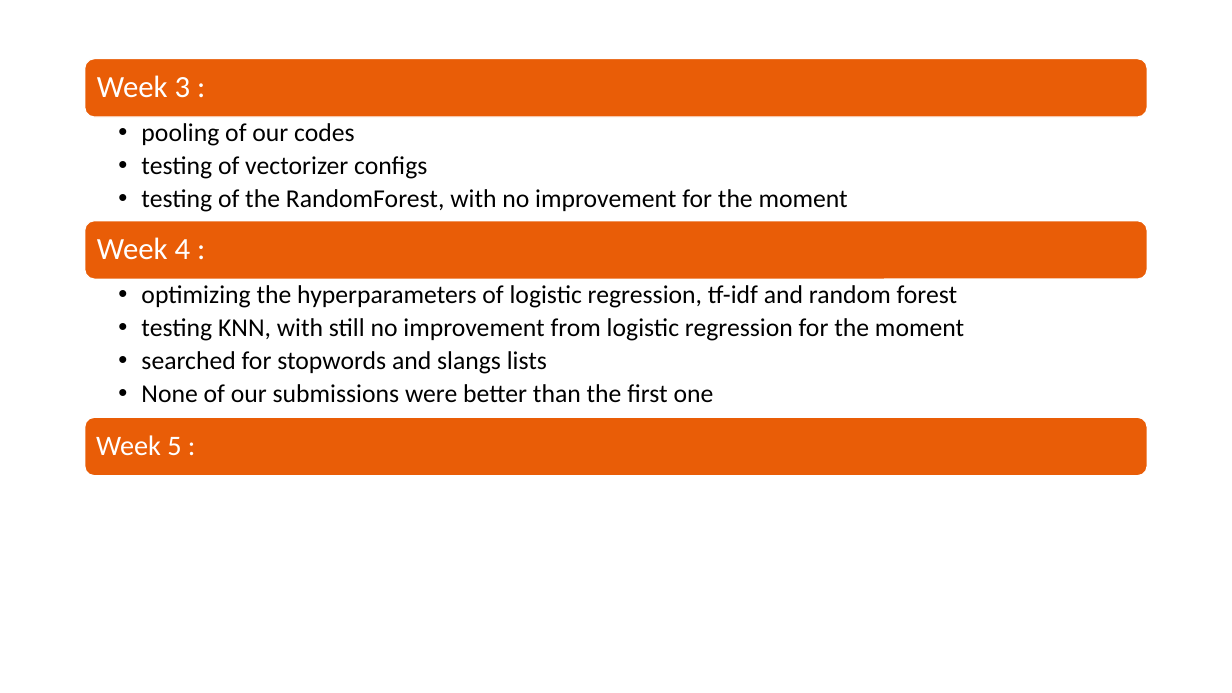
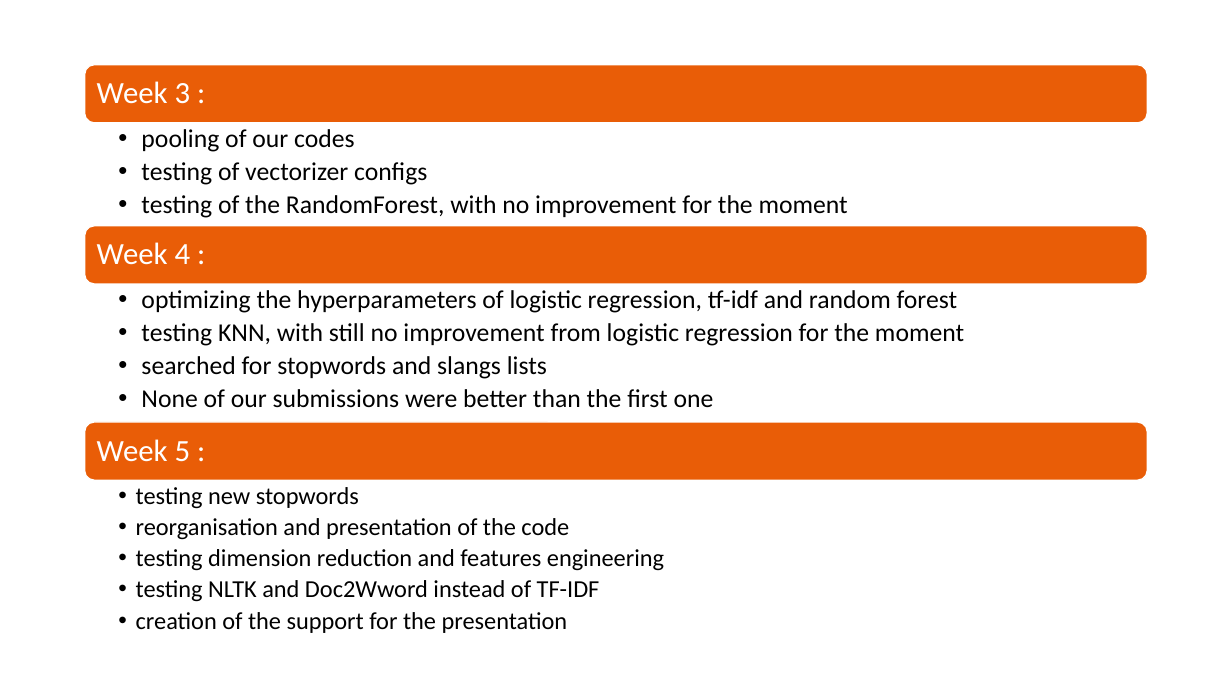
Before and after one commit to GeorgesBongibault/Project-Orange, a slide deck: slide 12 of Documents/Project DM and ML Group Orange.pptx. Drawn at 1232x693 pixels with LibreOffice and Linux fonts; fonts in the diff are those of the drawing. Boxes give left, top, right and bottom in pixels: in the first picture for what was removed or moved away, otherwise in the second. Text is boxed around its words. In the diff, an @@ line names an element or a change of style, - is before the commit and + after.

```diff
--- a/Documents/Project DM and ML Group Orange.pptx
+++ b/Documents/Project DM and ML Group Orange.pptx
@@ 4 texts, 3 rounded rectangles: place and size @@
-4 texts, 3 rounded rectangles at (85,58,1148,476)
+4 texts, 3 rounded rectangles at (85,65,1148,481)
@@ text "Week 5 :" at (97,439,191,462): size 22 to 24 pt @@
@@ text added at (136,487,664,633), 19 pt, text #000000 @@
+  • testing new stopwords
+  • reorganisation and presentation of the code
+  • testing dimension reduction and features engineering
+  • testing NLTK and Doc2Wword instead of TF-IDF
+  • creation of the support for the presentation
```
